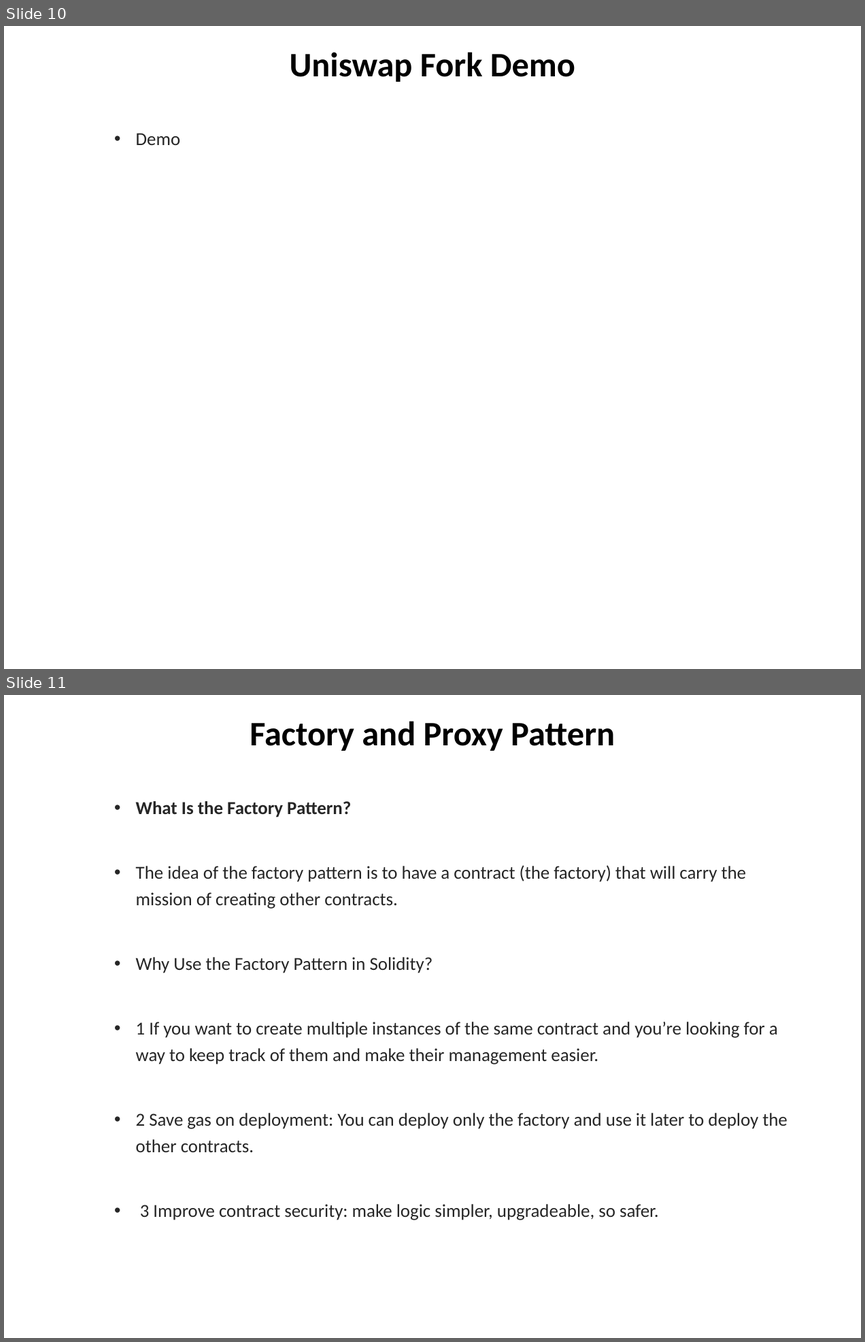
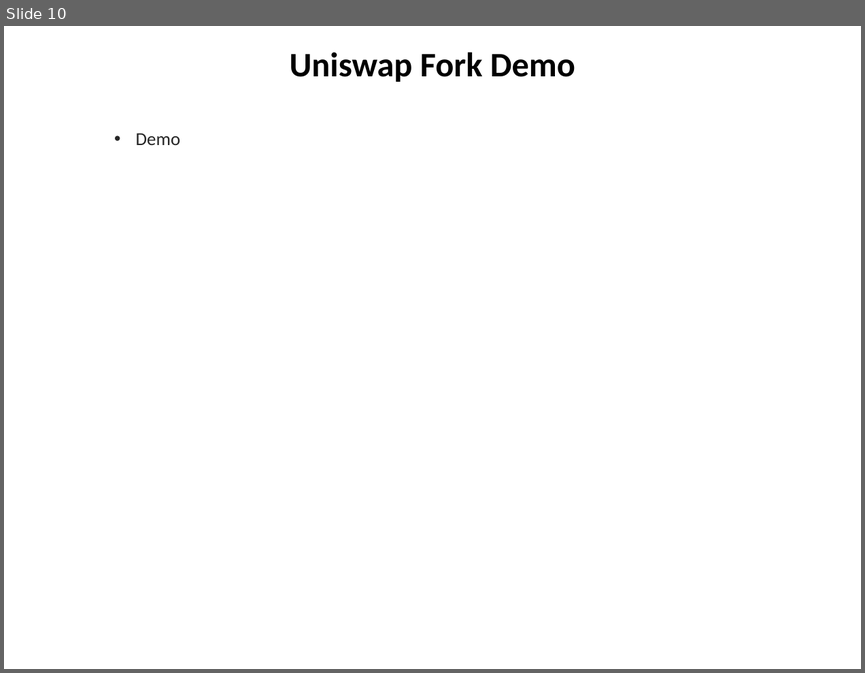
Before and after one commit to chuacw/SGUS-Slides, a slide deck: BCI - Batch2 - Day14 - DeFi 1.pptx. Shown one above the other, each under a label of ours: slides 10 and 11 before the commit, slide 10 after it. The pictures are 865x1342 and 865x673 pixels, drawn with LibreOffice and Linux fonts; fonts in the diff are those of the drawing. Boxes give left, top, right and bottom in pixels: in the first picture for what was removed or moved away, otherwise in the second. Text is boxed around its words. In the diff, an @@ line names an element or a change of style, - is before the commit and + after.

```diff
--- a/BCI - Batch2 - Day14 - DeFi 1.pptx
+++ b/BCI - Batch2 - Day14 - DeFi 1.pptx
@@ slide 11 removed at box(4, 695, 861, 1338), background #FFFFFF @@
@@ title removed at box(249, 721, 615, 751) @@
-Factory and Proxy Pattern
@@ text removed at box(136, 801, 787, 1220) @@
-  • What Is the Factory Pattern?
-  • The idea of the factory pattern is to have a contract (the factory) that will carry the mission of creating other contracts.
-  • Why Use the Factory Pattern in Solidity?
-  • 1 If you want to create multiple instances of the same contract and you’re looking for a way to keep track of them and make their management easier.
-  • 2 Save gas on deployment: You can deploy only the factory and use it later to deploy the other contracts.
-  • 3 Improve contract security: make logic simpler, upgradeable, so safer.
```
Also in this commit, not shown: 3 other slides removed, 7 other files.
